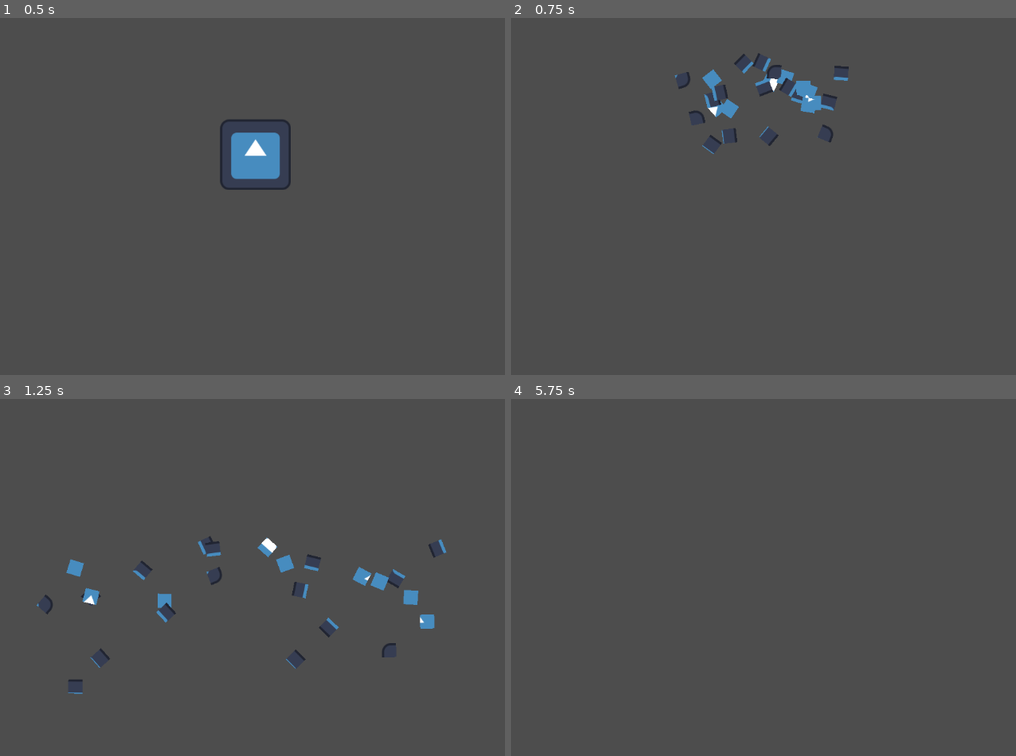
Above: before the commit, frames 1-4 (two rows, left to right).
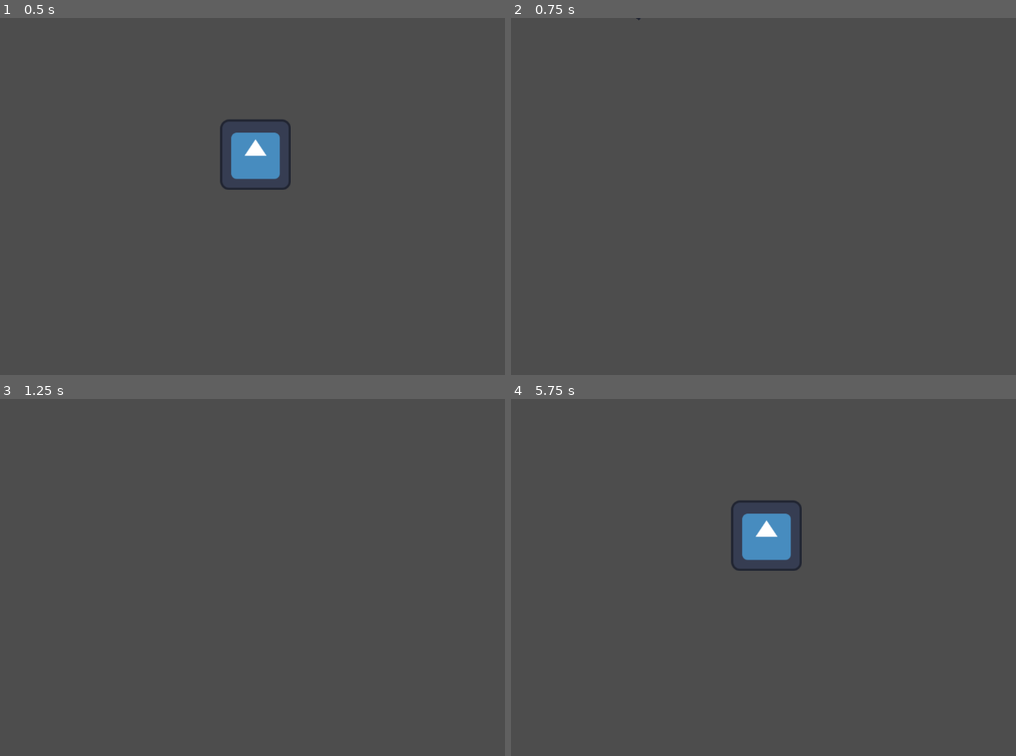
Above: after the commit, the same moments.

Repository: Sebastian-Romejko/Godot-4-2D-destroy-effect
Game: Godot game, scene res://destructible_object.tscn
The game is run twice, just before and just after one commit, with the same random seed, the same clock (stepped at 60 frames per second) and the same inputs. The engine's default icon, where the game draws it, is replaced by a stand-in: a white triangle on a blue panel in a dark square.
Inputs:
- Up to frame 1 (0.5 s): no input
- Up to frame 2 (0.75 s): tap Enter at 0.5 s; hold Space from 0.53 s (still down)
- Up to frame 3 (1.25 s): keep holding Space
- Up to frame 4 (5.75 s): release Space at 1.28 s; tap Space at 1.35, 1.52, 1.82, 2, 2.85, 3.02, 3.32, 3.5, 4.35, 4.52, 4.82, 5 s; hold Space 2.03-2.78 s; tap Enter at 2.75, 4.25 s; hold Space 3.53-4.28 s; hold Space from 5.03 s (still down)

Frame 1 is identical in both runs. In frame 2, 1.4% of the frame differs, in the area x 24-67%, y 0-39%; in frame 3, 1.6%, in the area x 7-89%, y 38-83%; in frame 4, 1.6%.
Error before the commit: Invalid access of index '0' on a base object of type: 'Array'. (res://destructible_object.gd:111)

Commit message:
Added collisions and rotating

Diff:
--- a/destructible_object.gd
+++ b/destructible_object.gd
@@ -1,6 +1,8 @@
 extends Node2D
 
-@export var timeout = 100
+@export var collide = false
+@export var force = 5000
+@export var timeout = 5
 @export var gravity = 0.7
 @export var scale_modifier = 0.0
 @export var width_limit = 8.0
@@ -10,60 +12,28 @@
 
 var exploded = false
 var fragments = []
-var drops = []
-var frames_number = 0
+var frames = 0
 var timer = 0
 var obj_height
 var obj_width
 var obj_animations_frames_h
 var obj_animations_frames_v
 
-class Fragmentation:
-	var old
-	var new
-
-	func _init(arg1, arg2):
-		old = Vector2(arg1, arg2)
-		new = old
-
-	func integrate():
-		var velocity = velocity()
-		old = new
-		new += velocity
-
-	func velocity():
-		return new - old
-
-	func move(offset_x, offset_y):
-		new += Vector2(offset_x, offset_y)
-
-	func get_position():
-		return new
-
 func _ready():
 	init()
 	set_to_default()
-	set_process_input(true);
-	set_process(true)
 
 func _process(delta):
 	if exploded:
-		for i in range(drops.size()):
-			drops[i].move(0, gravity)
-			drops[i].integrate()
-			fragments[i].set_position(Vector2(drops[i].get_position().x, drops[i].get_position().y))
-			fragments[i].set_scale(Vector2(max(1, scale_modifier * timer), max(1, scale_modifier * timer)))
+		for fragment in fragments:
+			if scale_modifier != 0:
+				fragment.set_scale(Vector2(max(1, scale_modifier * timer), max(1, scale_modifier * timer)))
 
-			if fragments[i].position.x < 0:
-				fragments[i].rotate(randf_range(-0.01, -0.03))
-			if fragments[i].position.x > 0:
-				fragments[i].rotate(randf_range(0.01, 0.3))
-
-		timer += 1
-
+		timer += delta
 		if timer > timeout:
-			drops.clear()
 			clear()
+			init()
+			set_to_default()
 			timer = 0
 			exploded = false
 
@@ -78,36 +48,56 @@
 	obj_width = obj_fragment_temp.texture.get_size().x
 	obj_animations_frames_h = obj_fragment_temp.hframes
 	obj_animations_frames_v = obj_fragment_temp.vframes
-	frames_number = obj_animations_frames_h * obj_animations_frames_v
+	frames = obj_animations_frames_h * obj_animations_frames_v
 	obj_fragment_temp.queue_free()
 
-	for n in range (frames_number):
-		fragments.append(objNode.instantiate() as Sprite2D)
-		fragments[n].set_frame(n)
-		add_child(fragments[n])
+	for n in range(frames):
+		var rigid_body = RigidBody2D.new()
+		add_child(rigid_body)
+		rigid_body.freeze = true
+		rigid_body.gravity_scale = gravity
+
+		var sprite = objNode.instantiate() as Sprite2D
+		rigid_body.add_child(sprite)
+		sprite.set_frame(n)
+
+		var collision_shape = CollisionShape2D.new()
+		rigid_body.add_child(collision_shape)
+		collision_shape.shape = RectangleShape2D.new()
+		collision_shape.shape.size = Vector2(obj_width/obj_animations_frames_h, obj_height/obj_animations_frames_v)
+		if !collide:
+			collision_shape.disabled = true
+
+		fragments.append(rigid_body)
 
 func set_to_default():
 	var frame = 0
 	for x in range(obj_animations_frames_v):
 		for y in range(obj_animations_frames_h):
 			fragments[frame].set_position(Vector2(y*(obj_width/obj_animations_frames_h), x*(obj_height/obj_animations_frames_v)))
-			fragments[frame].set_scale(Vector2(1, 1))
 			fragments[frame].set_rotation(0)
 			frame += 1
 
 func explode():
-	if drops.size() < fragments.size():
-		for j in range (fragments.size()):
-			var drop = Fragmentation.new(fragments[j].position.x, fragments[j].position.y)
-			drop.move(randf_range(-width_limit, width_limit), randf()*(-height_limit)-10)
-			drops.push_front(drop)
+	for fragment in fragments:
+		fragment.freeze = false
+		var force_to_apply = Vector2(randf_range(-width_limit, width_limit), randf()*(-height_limit)-10) * force
+
+		fragment.apply_force(force_to_apply)
+
+		#fragments.apply_torque_impulse(randf_range(-1, -5))
+
+		fragment.set_inertia(1)
+		if force_to_apply.x < 0:
+			fragment.apply_torque_impulse(randf_range(-1, -5))
+		if force_to_apply.x > 0:
+			fragment.apply_torque_impulse(randf_range(1, 5))
+		fragment.set_inertia(0)
 
 	exploded = true
 
-
-
 func clear():
-	for n in range(frames_number):
+	for n in range(frames):
 		remove_child(fragments[n])
 
 	fragments.clear()
--- a/project.godot
+++ b/project.godot
@@ -12,5 +12,5 @@
 
 config/name="Godot-4-2D-destroy-effect"
 run/main_scene="res://destructible_object.tscn"
-config/features=PackedStringArray("4.0", "Forward Plus")
+config/features=PackedStringArray("4.1", "Forward Plus")
 config/icon="res://icon.svg"
--- /dev/null
+++ b/test.tscn
@@ -0,0 +1,39 @@
+[gd_scene load_steps=3 format=3 uid="uid://b3buun6r2yw2p"]
+
+[ext_resource type="PackedScene" uid="uid://cpp5a4r5bbmgt" path="res://destructible_object.tscn" id="1_egdch"]
+
+[sub_resource type="RectangleShape2D" id="RectangleShape2D_e5l7g"]
+size = Vector2(522, 55)
+
+[node name="Node2D" type="Node2D"]
+
+[node name="destructible_object" parent="." instance=ExtResource("1_egdch")]
+position = Vector2(568, 273)
+force = 10000
+gravity = 4.0
+width_limit = 5.0
+height_limit = 2.0
+
+[node name="StaticBody2D" type="StaticBody2D" parent="."]
+position = Vector2(342, 462)
+
+[node name="CollisionShape2D" type="CollisionShape2D" parent="StaticBody2D"]
+position = Vector2(251, 17.5)
+shape = SubResource("RectangleShape2D_e5l7g")
+
+[node name="StaticBody2D3" type="StaticBody2D" parent="."]
+position = Vector2(347, 86)
+
+[node name="CollisionShape2D" type="CollisionShape2D" parent="StaticBody2D3"]
+position = Vector2(251, 17.5)
+shape = SubResource("RectangleShape2D_e5l7g")
+
+[node name="StaticBody2D4" type="StaticBody2D" parent="."]
+position = Vector2(905, 69)
+rotation = 1.58299
+
+[node name="CollisionShape2D" type="CollisionShape2D" parent="StaticBody2D4"]
+position = Vector2(251, 17.5)
+shape = SubResource("RectangleShape2D_e5l7g")
+
+[node name="RigidBody2D" type="RigidBody2D" parent="."]
Not shown, added: tes5CBB.tmp
